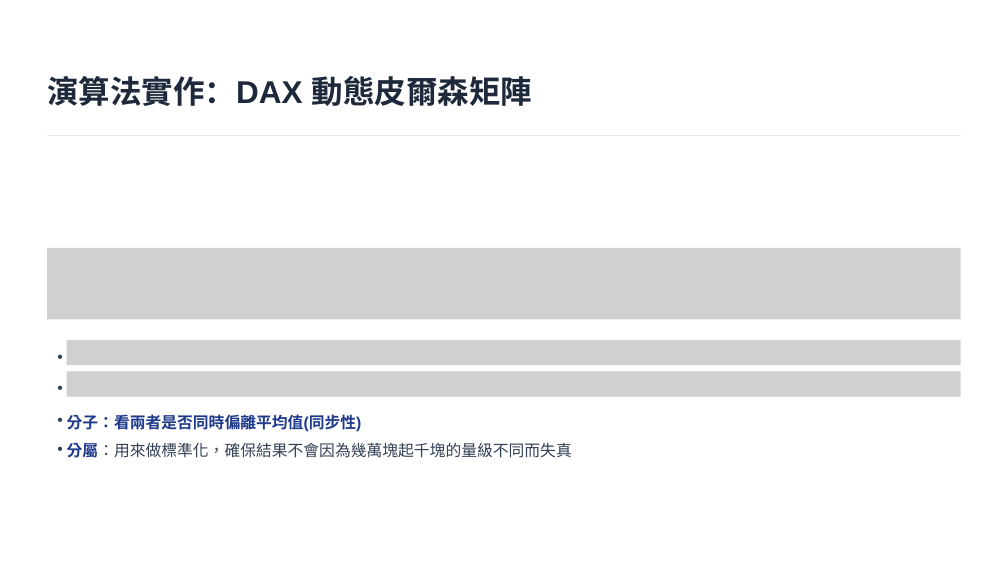
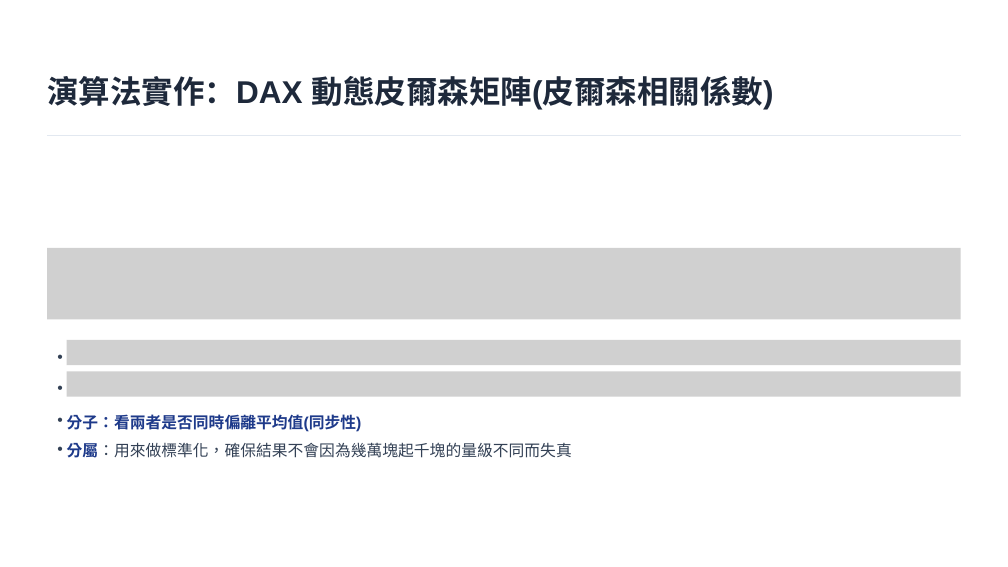
Before and after one commit to school87203123/114-2Fin, a slide deck: slide 7 of 數位資產與金融指數動態關聯研究.pptx.pptx. Drawn at 1008x567 pixels with LibreOffice and Linux fonts; fonts in the diff are those of the drawing; grey boxes stand for pictures; background and template pictures are left out. Boxes give left, top, right and bottom in pixels: in the first picture for what was removed or moved away, otherwise in the second. Text is boxed around its words. In the diff, an @@ line names an element or a change of style, - is before the commit and + after.

```diff
--- a/數位資產與金融指數動態關聯研究.pptx.pptx
+++ b/數位資產與金融指數動態關聯研究.pptx.pptx
@@ text at box(47, 76, 774, 110): text changed @@
-演算法實作：DAX 動態皮爾森矩陣
+演算法實作：DAX 動態皮爾森矩陣(皮爾森相關係數)
```
Also in this commit, not shown: 1 other slide changed, 1 slide removed.
